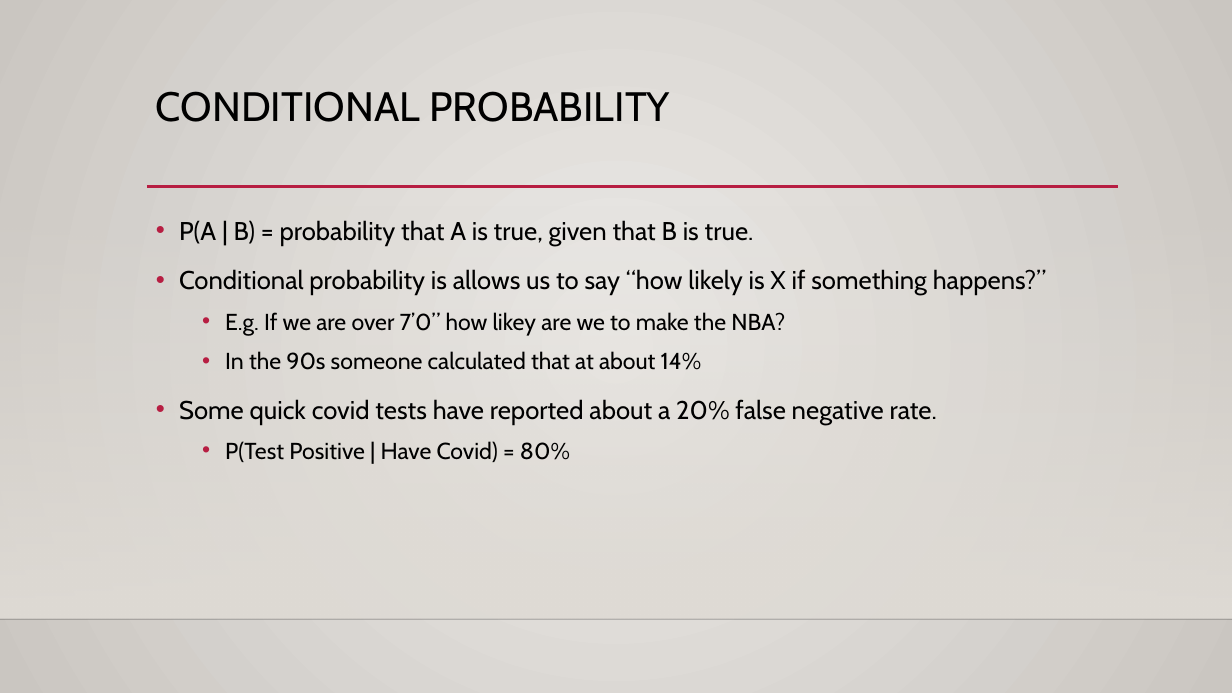
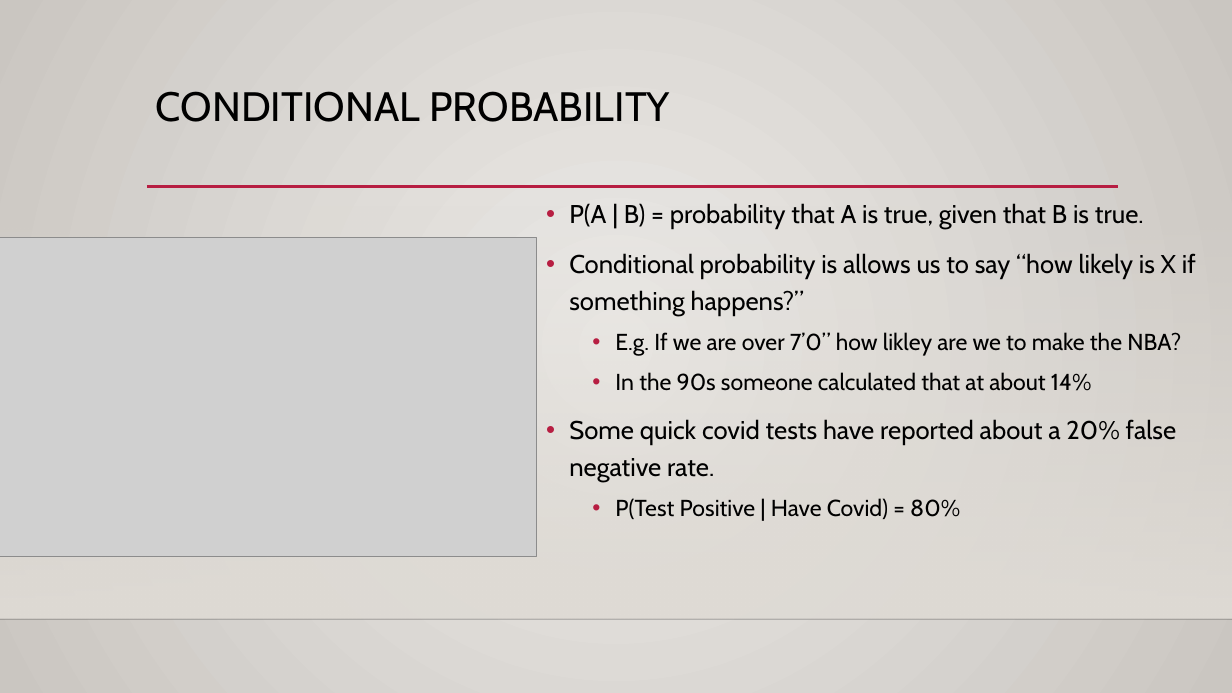
Before and after one commit to AkeemSemperDataScience/Basic_Stats_in_Python_Student_Repository, a slide deck: slide 19 of reference_material/slides/013_Probability_and_Bayes.pptx (slide 13 before the commit). Drawn at 1232x693 pixels with LibreOffice and Linux fonts; fonts in the diff are those of the drawing; grey boxes stand for pictures; background and template pictures are left out. Boxes give left, top, right and bottom in pixels: in the first picture for what was removed or moved away, otherwise in the second. Text is boxed around its words. In the diff, an @@ line names an element or a change of style, - is before the commit and + after.

```diff
--- a/reference_material/slides/013_Probability_and_Bayes.pptx
+++ b/reference_material/slides/013_Probability_and_Bayes.pptx
@@ text "P(A | B) = probability ...": place and size @@
-text "P(A | B) = probability ..." at (179,220,1046,462)
+text "P(A | B) = probability ..." at (569,203,1196,519)
@@ picture added at (0,238,537,556) @@
@@ text at (615,332,1181,356): text changed @@
-  • E.g. If we are over 7’0” how likey are we to make the NBA?
+  • E.g. If we are over 7’0” how likley are we to make the NBA?
```
Also in this commit, not shown: 15 other slides changed, 13 slides added, 1 slide removed.
